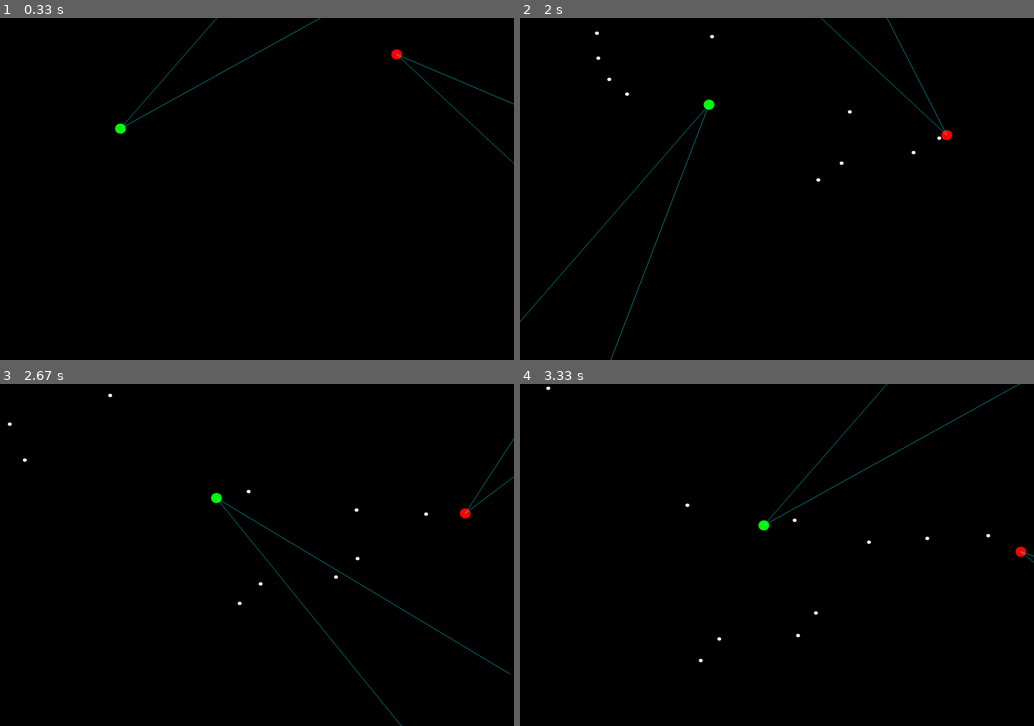
Above: before the commit, frames 1-4 (two rows, left to right).
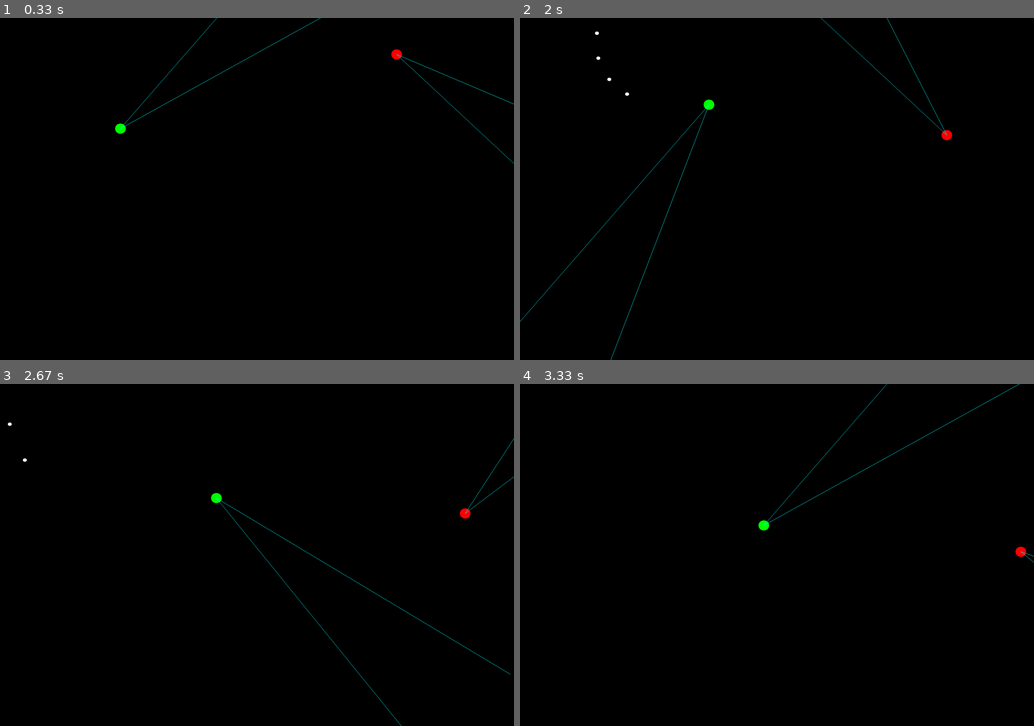
Above: after the commit, the same moments.

Repository: sattfatt/Simple-AI
Game: pygame game, started from pygame1/test.py
Two runs of this game, one before a commit and one after it. Both use one fixed random seed, a clock stepped at 60 frames per second and the inputs below.
Inputs (mouse positions are in pixels of both pictures, inside the frame that each line leads up to):
- Up to frame 1 (0.33 s): no input
- Up to frame 2 (2 s): tap Space at 0.33, 0.73, 1.03, 1.3, 1.63, 1.93 s; hold A 0.67-1.2 s; move the mouse to (766, 230) at 0.7 s; hold S 1.23-1.53 s; move the mouse to (586, 154) at 1.27 s; hold A 1.57-1.97 s; move the mouse to (848, 216) at 1.6 s
- Up to frame 3 (2.67 s): hold W 2-2.37 s; move the mouse to (118, 537) at 2.03 s; tap Space at 2.07, 2.47 s; hold D from 2.4 s (still down); move the mouse to (82, 637) at 2.43 s
- Up to frame 4 (3.33 s): tap Space at 2.77, 3.13 s; release D at 3.03 s; hold S from 3.07 s (still down); move the mouse to (715, 531) at 3.1 s

Frame 1 is identical in both runs. In frame 2, less than 0.1% of the frame differs, in the area x 37-82%, y 4-48%; in frame 3, less than 0.1%; in frame 4, less than 0.1%, in the area x 5-92%, y 0-82%.

Commit message:
fixed multiple hit bug

Diff:
--- a/pygame1/test.py
+++ b/pygame1/test.py
@@ -65,6 +65,8 @@
 class Entity:
     def __init__(self, pos, dir, size, color, surf, owner):
 
+        self.damagedealt = 0
+
         self.projectileint = 0
 
         self.clock = pygame.time.Clock()
@@ -166,6 +168,8 @@
             print(entity.owner + ' was hit by ' + self.owner + ' ' + str(
                 entity.collisioncount) + ' time(s).' + ' Health: ' + str(entity.health))
             self.hit = True
+        else:
+            self.hit = False
 
     def inWedge(self, projectile):
         '''returns  projectile owner in the FOV.
@@ -352,13 +356,15 @@
         iteration = 0
         popindex += 1
         # set the score for the NNs
-        for net, idx in nets:
-            print('Scoring ' + net.id)
-
+        for idx, net in enumerate(nets):
+            print('Scoring ' + net.id + '...', end='')
+            # score function
+            net.score = entities[idx].damagedealt
+            print(net.score)
 
         print('Need to advance in Population')
         # reset bob and joe and and entities list
-        print('respawning...',)
+        print('respawning...', end='')
         joe = Entity((np.random.randint(1, MAXDISPX - 1), np.random.randint(1, MAXDISPY - 1)), 0, 15, GREEN,
                      DISPLAYSURF, 'joe')
         bob = Entity((np.random.randint(1, MAXDISPX - 1), np.random.randint(1, MAXDISPY - 1)), 0, 15, RED,
@@ -373,8 +379,6 @@
             print('all nets in population tested!')
             popindex = 0
             break
-
-
 
     DISPLAYSURF.fill(BLACK)
     # movement
@@ -409,8 +413,10 @@
             if event.key == K_SPACE:
                 angle = entities[0].getCursorAngle()
                 # print angle
-                projectiles.append(
-                    Entity((entities[0].pos[0], entities[0].pos[1]), angle, 5, WHITE, DISPLAYSURF, entities[0].owner))
+                # projectiles.append(
+                # Entity((entities[0].pos[0], entities[0].pos[1]), angle, 5, WHITE, DISPLAYSURF, entities[0].owner))
+                # projectiles.append(
+                # Entity((entities[1].pos[0], entities[1].pos[1]), angle, 5, WHITE, DISPLAYSURF, entities[1].owner))
             if event.key == K_l:
                 pass
 
@@ -425,15 +431,26 @@
             # print(proj.pos)
             for entity in entities:
                 proj.collisionDetection(entity)
-                #    temp = entity.inWedge(proj)
-                #    if temp:
-                #        counter += 1
-                # ----DEBUG----#
-                # print counter
-                # print('checking: ' + entity.owner)
-                # print(temp + '\'s projectile is in ' + entity.owner + '\'s FOV')
+                # print(projectiles)
+                if proj.hit:
+                    if proj.owner == 'bob':
+                        bob.damagedealt += 10
+                        # print('bob dealt ' + str(bob.damagedealt))
+                    elif proj.owner == 'joe':
+                        joe.damagedealt += 10
+                        # print('joe dealt ' + str(joe.damagedealt))
+                    projectiles[:] = [x for x in projectiles if removeCondition(
+                        x)]  # for some reason I have to remove the projectile right away in this scope if hit
+                    #    temp = entity.inWedge(proj)
+                    #    if temp:
+                    #        counter += 1
+                    # ----DEBUG----#
+                    # print counter
+                    # print('checking: ' + entity.owner)
+                    # print(temp + '\'s projectile is in ' + entity.owner + '\'s FOV')
         # remove projectile from list if remove condition is met.
         projectiles[:] = [x for x in projectiles if removeCondition(x)]
+
         # entity handling
     #    entities[0].dir = entities[0].getCursorAngle()
     if entities:
@@ -458,7 +475,7 @@
                 entity.projectileint = 0
                 projectiles.append(
                     Entity((entity.pos[0], entity.pos[1]), entity.dir, 5, WHITE, DISPLAYSURF, entity.owner))
-        entities[:] = [x for x in entities if not x.health == 0]
+    entities[:] = [x for x in entities if not x.health == 0]
 
     pygame.display.update()
     fpsClock.tick(FPS)
